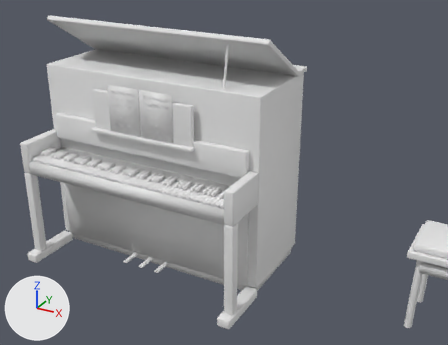
Before and after pictures for a commit that changed the glTF model assets/models/club_showtime.glb.
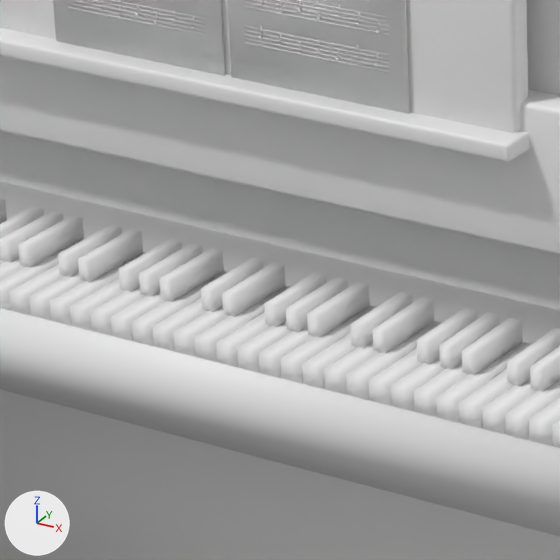
Each version is shown from a 50 mm camera at (2.093, -3.142, 2.195) aimed at (0.379, -0.027, 0.637), then close up on the part from 22% to 45% of the width and 36% to 65% of the height. Lighting does not change. The marker at lower left points along +X, +Y and +Z. The first two pictures are the older version. Vertices at exactly the same position are counted once.

The older version as bpy lines, for what is in view:
```python
me_pianoopen = bpy.data.meshes.new('PianoOpen')
me_pianoopen.from_pydata(...)  # 4372 vertices, 7212 faces; spans x -0.76..0.76, y -0.66..0.32, z 0.0..1.54
# faces by material slot: [2820, 456, 624, 60, 12, 480, 24, 2736]
me_pianoopen.materials.append(mat_lacquer)  # white #e7e7e7
me_pianoopen.materials.append(mat_ebony)  # white #e7e7e7
me_pianoopen.materials.append(mat_ivory)  # white #e7e7e7
me_pianoopen.materials.append(mat_brass)  # white #e7e7e7
me_pianoopen.materials.append(mat_gold)  # white #e7e7e7
me_pianoopen.materials.append(mat_iron)  # white #e7e7e7
me_pianoopen.materials.append(mat_paper)  # white #e7e7e7
me_pianoopen.materials.append(mat_ink)  # white #e7e7e7
ob_pianoopen = bpy.data.objects.new('PianoOpen', me_pianoopen)
ob_pianoopen.location = (0.0, 0.0, 0.0)
```
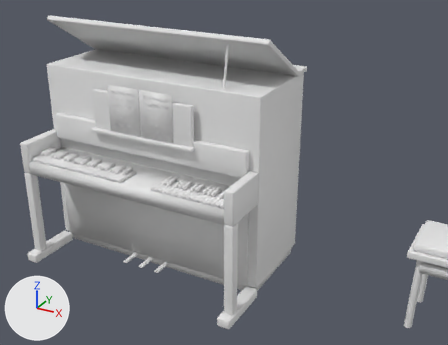
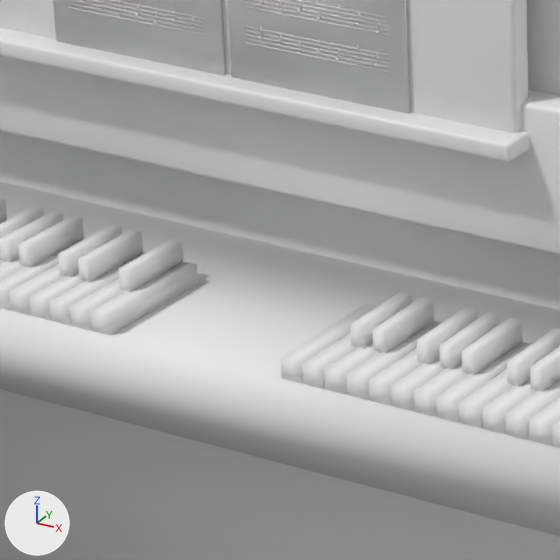
Pixel boxes (x1, y1, x2, y2) of what changed, in the close-ups (560 x 560 px):
part 1 of me_pianoopen, deleted: before (111, 243, 370, 372)
part 2 of me_pianoopen, cut back: before (259, 305, 376, 383); after (280, 304, 376, 383)

The change in detail:
me_pianoopen is used by ob_pianoopen; location (0.0, 0.0, 0.0).
me_pianoopen had 4372 vertices, 7212 faces and spanned x -0.76..0.76, y -0.66..0.32, z 0.0..1.54.
me_pianoopen now has 4252 vertices, 7032 faces and spans x -0.76..0.76, y -0.66..0.32, z 0.0..1.54.
me_pianoopen part 1: 14 loose pieces with 112 vertices, spanning x -0.01..0.22, y -0.57..-0.43, z 0.7..0.75, are deleted.
Part 2, on me_pianoopen:
8 vertices are removed from x 0.18..0.21, y -0.57..-0.43, z 0.7..0.72.
22 faces are deleted.
10 new faces join them, mat_ivory (white #e7e7e7).
